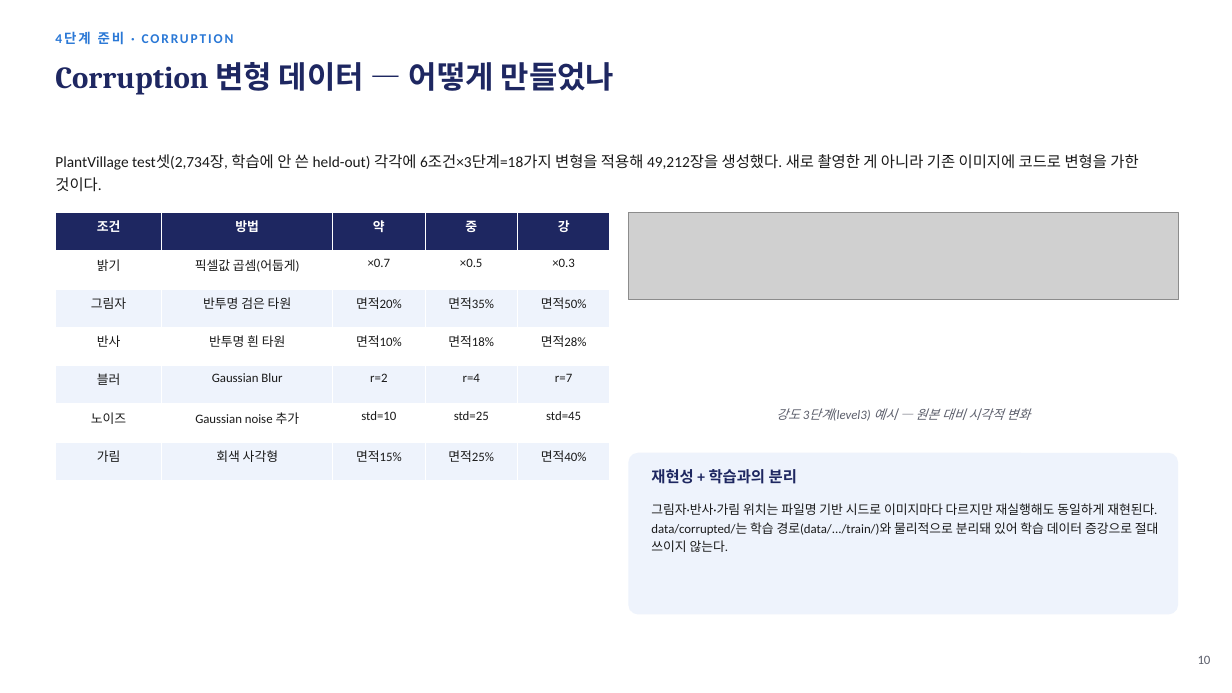
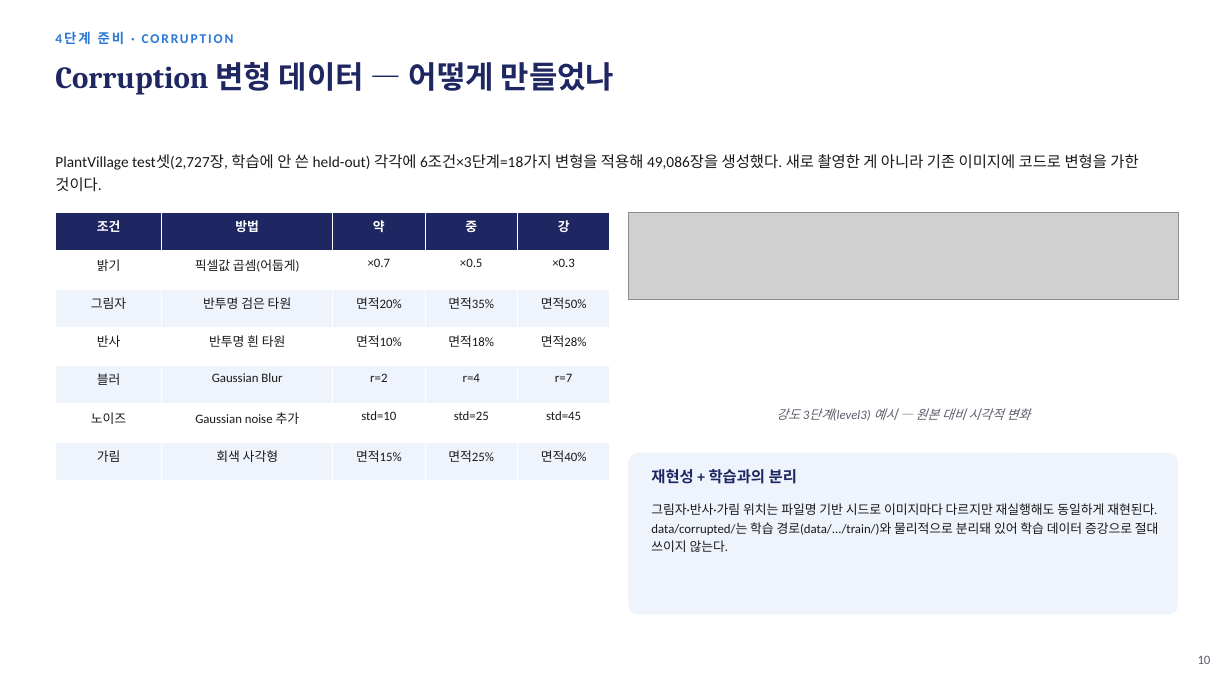
Before and after one commit to sara0813/tomato-disease-v2, a slide deck: slide 11 of docs/CNN_토마토_병해분류_V2_진행보고.pptx. Drawn at 1232x693 pixels with LibreOffice and Linux fonts; fonts in the diff are those of the drawing; grey boxes stand for pictures. Boxes give left, top, right and bottom in pixels: in the first picture for what was removed or moved away, otherwise in the second. Text is boxed around its words. In the diff, an @@ line names an element or a change of style, - is before the commit and + after.

```diff
--- a/docs/CNN_토마토_병해분류_V2_진행보고.pptx
+++ b/docs/CNN_토마토_병해분류_V2_진행보고.pptx
@@ text at bbox=[55, 154, 1138, 192]: text changed @@
-PlantVillage test셋(2,734장, 학습에 안 쓴 held-out) 각각에 6조건×3단계=18가지 변형을 적용해 49,212장을 생성했다. 새로 촬영한 게 아니라 기존 이미지에 코드로 변형을 가한 것이다.
+PlantVillage test셋(2,727장, 학습에 안 쓴 held-out) 각각에 6조건×3단계=18가지 변형을 적용해 49,086장을 생성했다. 새로 촬영한 게 아니라 기존 이미지에 코드로 변형을 가한 것이다.
```
Also in this commit, not shown: 10 other slides changed, 1 other file.
